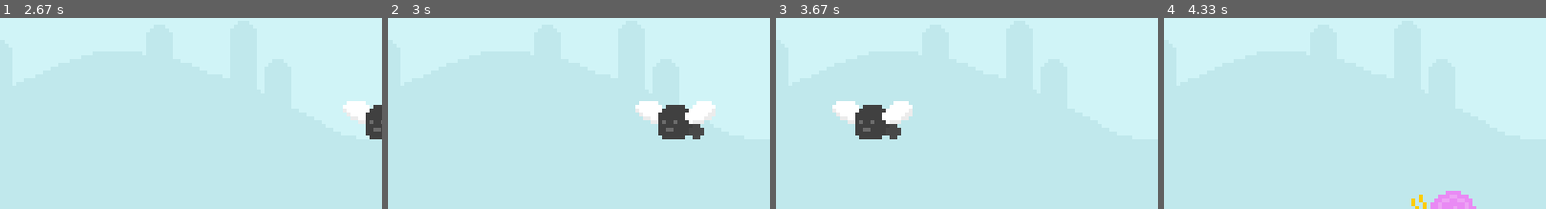
Above: before the commit, frames 1-4 (left to right).
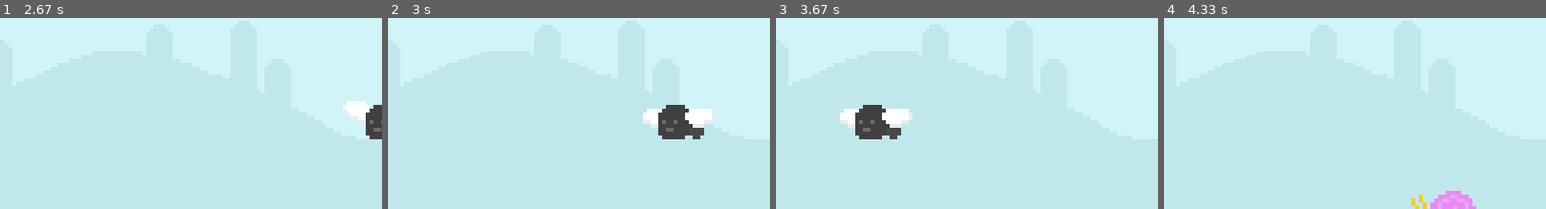
Above: after the commit, the same moments.

Repository: progchris00/Python-Projects
Game: pygame game, started from Pygames/Runner/main.py
Two runs of this game, one before a commit and one after it. Both use one fixed random seed, a clock stepped at 60 frames per second and the inputs below.
Inputs (mouse positions are % of the whole screen's width and height, from its top left):
- Up to frame 1 (2.67 s): tap Space at 0.33 s; click (50, 56) at 0.72 s; click (87, 85) at 1.55 s; click (45, 76) at 2.38 s
- Up to frame 2 (3 s): no input
- Up to frame 3 (3.67 s): click (36, 29) at 3.22 s
- Up to frame 4 (4.33 s): click (81, 48) at 4.05 s
The pictures show only the part of the screen within x 41-91%, y 21-71%; the shares and areas given below are measured in that part.

Frame 1 is identical in both runs. In frame 2, 0.7% of the frame differs, in the area x 64-86%, y 43-58%; in frame 3, 0.7%; in frame 4, nothing differs.

Commit message:
Added fly and snail animation

Diff:
--- a/Pygames/Runner/main.py
+++ b/Pygames/Runner/main.py
@@ -61,7 +61,7 @@
 
 # Fly
 fly_frame1 = pygame.image.load('graphics/Fly/Fly1.png').convert_alpha()
-fly_frame2 = pygame.image.load('graphics/Fly/Fly1.png').convert_alpha()
+fly_frame2 = pygame.image.load('graphics/Fly/Fly2.png').convert_alpha()
 fly_frames = [fly_frame1, fly_frame2]
 fly_frame_index = 0
 fly_surf = fly_frames[fly_frame_index]
